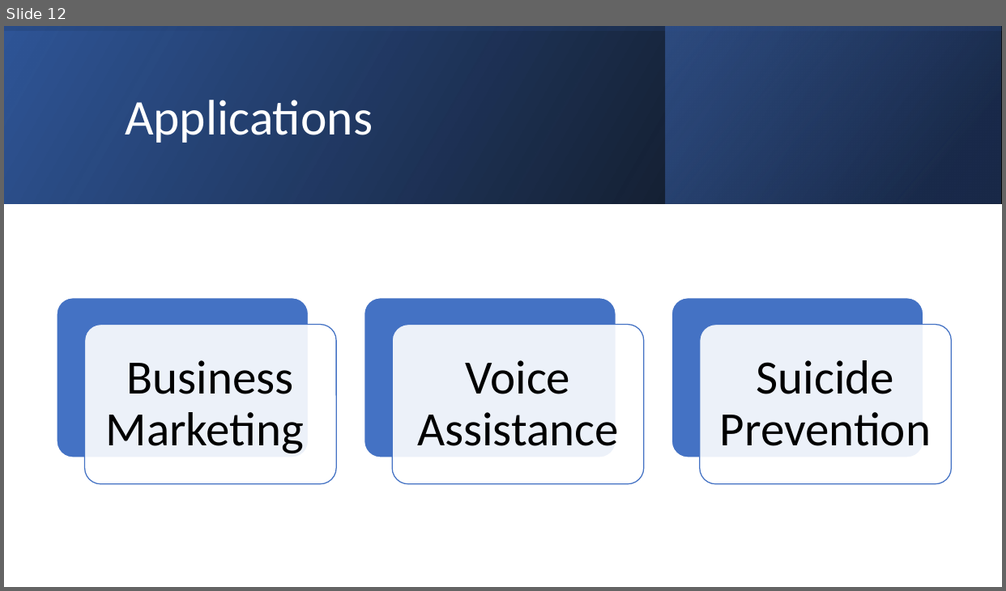
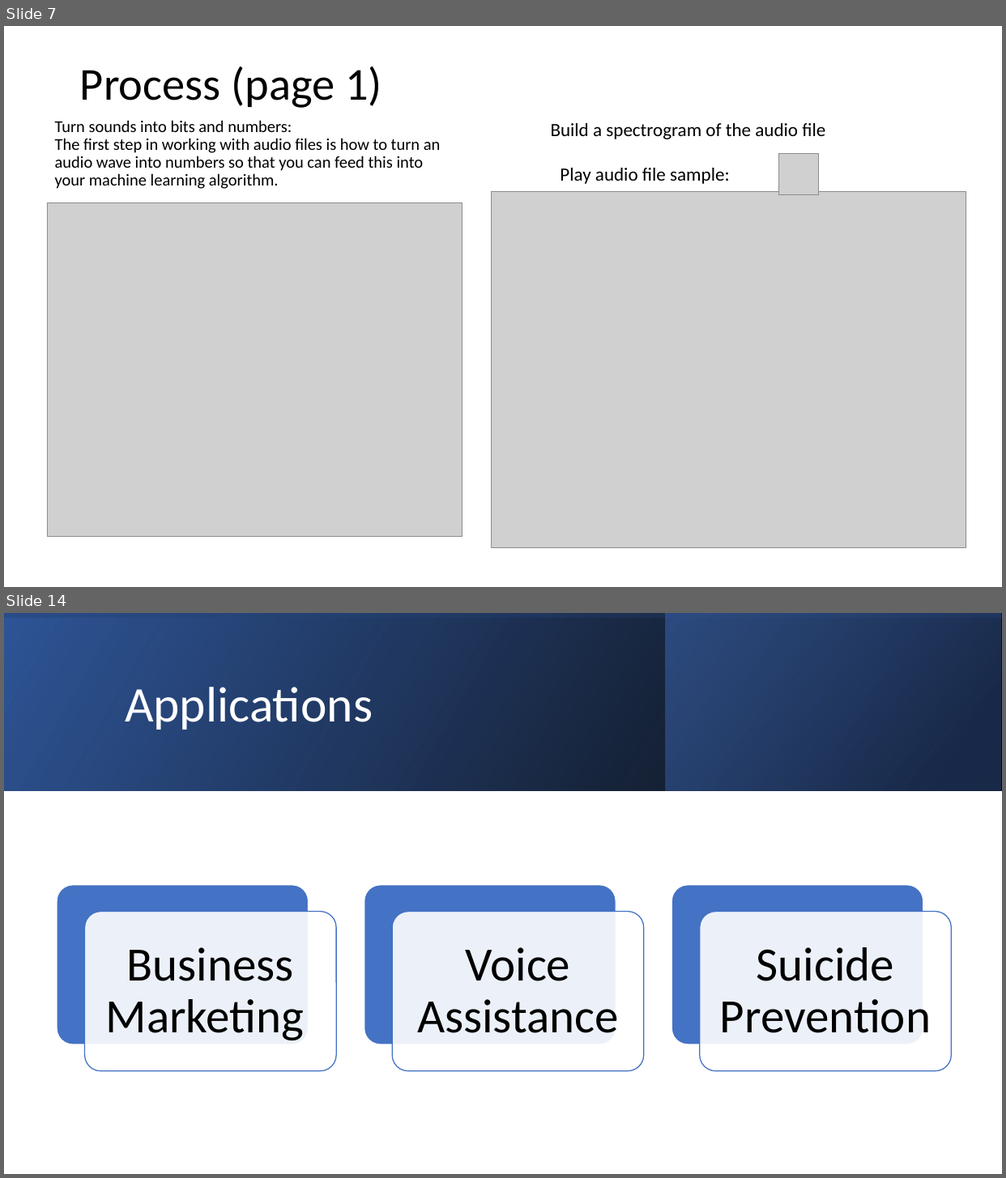
Before and after one commit to AprilHolmes7825/credit_card_fraud_project, a slide deck: Project4.pptx. Shown one above the other, each under a label of ours: slide 12 before the commit, slides 7 and 14 after it; the slides between them are not shown. The pictures are 1006x591 and 1006x1178 pixels, drawn with LibreOffice and Linux fonts; fonts in the diff are those of the drawing; grey boxes stand for pictures. Boxes give left, top, right and bottom in pixels: in the first picture for what was removed or moved away, otherwise in the second. Text is boxed around its words. In the diff, an @@ line names an element or a change of style, - is before the commit and + after.

```diff
--- a/Project4.pptx
+++ b/Project4.pptx
@@ slide 7 added at (x1=4, y1=26, x2=1002, y2=587), background #FFFFFF @@
@@ title added at (x1=80, y1=66, x2=382, y2=108), 44 pt, text #000000 @@
+Process (page 1)
@@ text added at (x1=55, y1=120, x2=441, y2=189), 16 pt, text #000000 @@
+Turn sounds into bits and numbers:
+The first step in working with audio files is how to turn an audio wave into numbers so that you can feed this into your machine learning algorithm.
@@ text added at (x1=551, y1=123, x2=825, y2=139), 18 pt, text #000000 @@
+Build a spectrogram of the audio file
@@ text added at (x1=560, y1=168, x2=730, y2=184), 18 pt, text #000000 @@
+Play audio file sample:
@@ picture added at (x1=779, y1=153, x2=819, y2=194) @@
@@ picture added at (x1=492, y1=192, x2=966, y2=548) @@
@@ picture added at (x1=48, y1=203, x2=463, y2=537) @@
@@ what was slide 12 is now slide 14 @@
```
Also in this commit, not shown: 6 other slides added, 5 slides removed.
